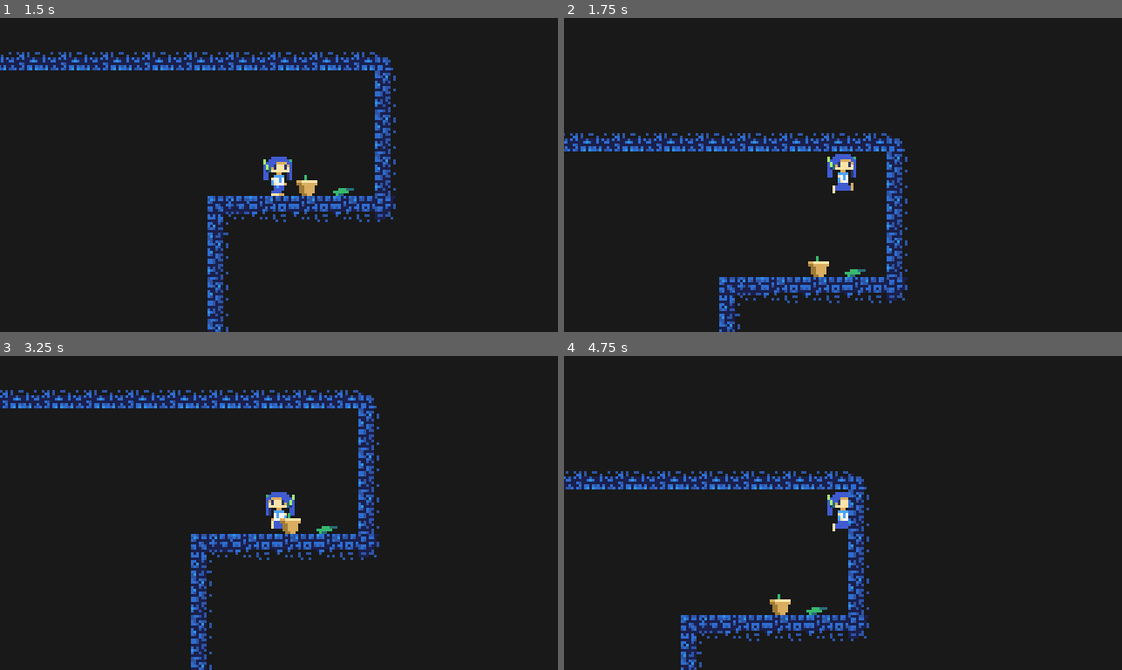
Above: before the commit, frames 1-4 (two rows, left to right).
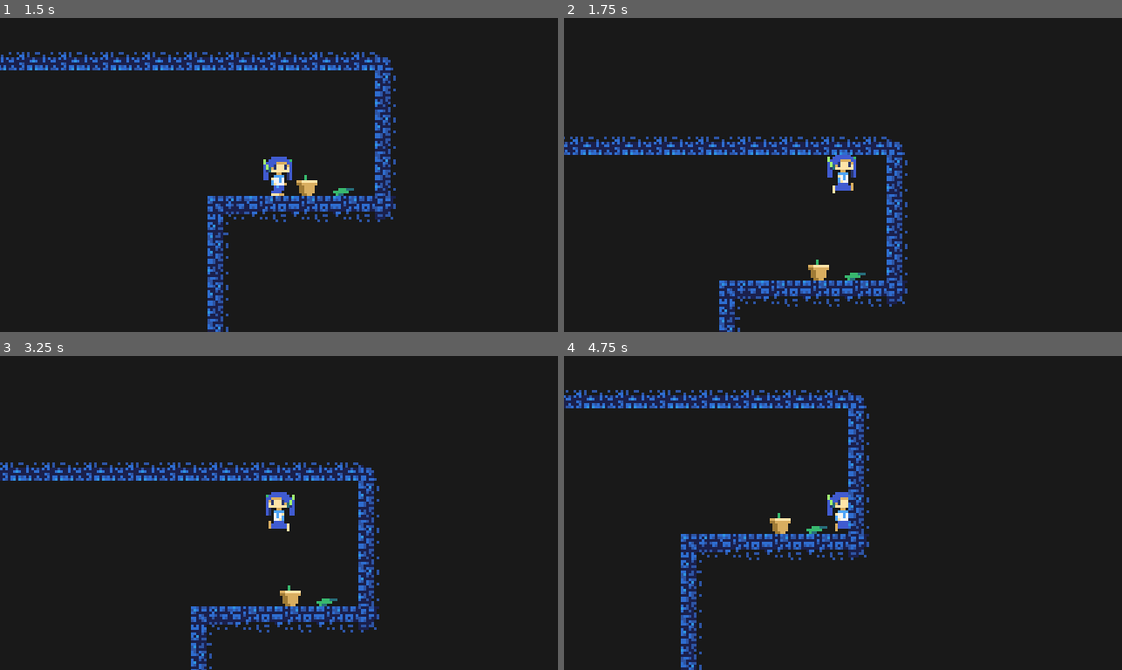
Above: after the commit, the same moments.

Repository: GedeYudaAditya/the-remenent
Game: Godot game, scene res://scenes/main.tscn
Two runs of this game, one before a commit and one after it. Both use one fixed random seed, a clock stepped at 60 frames per second and the inputs below.
Inputs:
- Up to frame 1 (1.5 s): click "Start" at 0.5 s; tap Enter at 1.25 s; hold D (right) from 1.28 s (still down); hold C (attack, bound only after the commit) from 1.28 s (still down)
- Up to frame 2 (1.75 s): keep holding D (right); keep holding C (attack, bound only after the commit); tap Space (jump) at 1.52 s; tap X (attack, bound only before the commit) at 1.55 s
- Up to frame 3 (3.25 s): release C (attack, bound only after the commit) at 2.03 s; tap X (attack, bound only before the commit) at 2.1, 3.05 s; tap Space (jump) at 2.27 s; tap C (attack, bound only after the commit) at 2.3 s; release D (right) at 2.78 s; hold A (left) from 2.78 s (still down); hold C (attack, bound only after the commit) from 2.78 s (still down)
- Up to frame 4 (4.75 s): release A (left) at 3.53 s; release C (attack, bound only after the commit) at 3.53 s; hold D (right) from 3.53 s (still down); tap X (attack, bound only before the commit) at 3.6 s; tap Space (jump) at 3.77, 4.52 s; tap C (attack, bound only after the commit) at 3.8 s; hold X (attack, bound only before the commit) from 4.28 s (still down); tap E (pick) at 4.35 s

Frame 1 is identical in both runs. In frame 2, 5.7% of the frame differs, in the area x 0-62%, y 36-100%; in frame 3, 13%, in the area x 0-68%, y 10-100%; in frame 4, 12%.

Commit message:
perbaikan cara tembak

Diff:
--- a/project.godot
+++ b/project.godot
@@ -54,21 +54,25 @@
 throw={
 "deadzone": 0.2,
 "events": [Object(InputEventKey,"resource_local_to_scene":false,"resource_name":"","device":-1,"window_id":0,"alt_press …(192 unchanged characters)…
+, Object(InputEventKey,"resource_local_to_scene":false,"resource_name":"","device":-1,"window_id":0,"alt_pressed":false,"shift_pressed":false,"ctrl_pressed":false,"meta_pressed":false,"pressed":false,"keycode":0,"physical_keycode":86,"key_label":0,"unicode":118,"location":0,"echo":false,"script":null)
 ]
 }
 left={
 "deadzone": 0.2,
 "events": [Object(InputEventKey,"resource_local_to_scene":false,"resource_name":"","device":-1,"window_id":0,"alt_press …(191 unchanged characters)…
+, Object(InputEventKey,"resource_local_to_scene":false,"resource_name":"","device":-1,"window_id":0,"alt_pressed":false,"shift_pressed":false,"ctrl_pressed":false,"meta_pressed":false,"pressed":false,"keycode":0,"physical_keycode":4194319,"key_label":0,"unicode":0,"location":0,"echo":false,"script":null)
 ]
 }
 right={
 "deadzone": 0.2,
 "events": [Object(InputEventKey,"resource_local_to_scene":false,"resource_name":"","device":-1,"window_id":0,"alt_press …(192 unchanged characters)…
+, Object(InputEventKey,"resource_local_to_scene":false,"resource_name":"","device":-1,"window_id":0,"alt_pressed":false,"shift_pressed":false,"ctrl_pressed":false,"meta_pressed":false,"pressed":false,"keycode":0,"physical_keycode":4194321,"key_label":0,"unicode":0,"location":0,"echo":false,"script":null)
 ]
 }
 jump={
 "deadzone": 0.2,
 "events": [Object(InputEventKey,"resource_local_to_scene":false,"resource_name":"","device":-1,"window_id":0,"alt_press …(191 unchanged characters)…
+, Object(InputEventKey,"resource_local_to_scene":false,"resource_name":"","device":-1,"window_id":0,"alt_pressed":false,"shift_pressed":false,"ctrl_pressed":false,"meta_pressed":false,"pressed":false,"keycode":0,"physical_keycode":88,"key_label":0,"unicode":120,"location":0,"echo":false,"script":null)
 ]
 }
 select={
@@ -79,22 +83,24 @@
 pick={
 "deadzone": 0.2,
 "events": [Object(InputEventKey,"resource_local_to_scene":false,"resource_name":"","device":-1,"window_id":0,"alt_press …(192 unchanged characters)…
-, Object(InputEventKey,"resource_local_to_scene":false,"reso …(131 unchanged characters)… d":false,"keycode":0,"physical_keycode":67,"key_label":0,"unicode":99,"location":0,"echo":false,"script":null)
+, Object(InputEventKey,"resource_local_to_scene":false,"reso …(131 unchanged characters)… d":false,"keycode":0,"physical_keycode":90,"key_label":0,"unicode":122,"location":0,"echo":false,"script":null)
 ]
 }
 up={
 "deadzone": 0.2,
 "events": [Object(InputEventKey,"resource_local_to_scene":false,"resource_name":"","device":-1,"window_id":0,"alt_press …(192 unchanged characters)…
+, Object(InputEventKey,"resource_local_to_scene":false,"resource_name":"","device":-1,"window_id":0,"alt_pressed":false,"shift_pressed":false,"ctrl_pressed":false,"meta_pressed":false,"pressed":false,"keycode":0,"physical_keycode":4194320,"key_label":0,"unicode":0,"location":0,"echo":false,"script":null)
 ]
 }
 attack={
 "deadzone": 0.2,
-"events": [Object(InputEventKey,"resource_local_to_scene":fa …(140 unchanged characters)… d":false,"keycode":0,"physical_keycode":88,"key_label":0,"unicode":120,"location":0,"echo":false,"script":null)
+"events": [Object(InputEventKey,"resource_local_to_scene":fa …(140 unchanged characters)… d":false,"keycode":0,"physical_keycode":67,"key_label":0,"unicode":99,"location":0,"echo":false,"script":null)
 ]
 }
 down={
 "deadzone": 0.2,
 "events": [Object(InputEventKey,"resource_local_to_scene":false,"resource_name":"","device":-1,"window_id":0,"alt_press …(192 unchanged characters)…
+, Object(InputEventKey,"resource_local_to_scene":false,"resource_name":"","device":-1,"window_id":0,"alt_pressed":false,"shift_pressed":false,"ctrl_pressed":false,"meta_pressed":false,"pressed":false,"keycode":0,"physical_keycode":4194322,"key_label":0,"unicode":0,"location":0,"echo":false,"script":null)
 ]
 }
 
--- a/scenes/items/pistol_weapon.tscn
+++ b/scenes/items/pistol_weapon.tscn
@@ -16,6 +16,7 @@
 script = ExtResource("1_nfltj")
 bullet_scene = ExtResource("2_fc4ev")
 cooldown = 0.1
+ammo = -1
 hold_offset = Vector2(3, 3)
 
 [node name="Sprite2D" type="Sprite2D" parent="."]
--- a/scripts/items/weapon.gd
+++ b/scripts/items/weapon.gd
@@ -2,36 +2,95 @@
 class_name WeaponBase
 
 @export var damage: int = 10
-@export var cooldown: float = 0.3
-@export var ammo: int = -1  # -1 = unlimited
-@export var automatic: bool = false  # true = bisa tahan tombol
+@export var cooldown: float = 0.3                 # waktu antar tembakan
+@export var cooldown_weapon: float = 0.5          # waktu untuk isi 1 peluru
+@export var ammo: int = 5                         # jumlah peluru saat ini (-1 = unlimited)
+@export var automatic: bool = false               # true = bisa tahan tombol
+@export var auto_reload_on_idle: bool = true      # reload otomatis saat berhenti menembak
+@export var reload_idle_delay := 0.8              # waktu tunggu sebelum reload otomatis
 
+# === INTERNAL STATE ===
 var _can_attack := true
 var _cooldown_timer := 0.0
 
+var _is_reloading := false
+var _reload_timer := 0.0
+var _max_ammo := 0
+
+var _is_using := false
+var _reload_delay_timer := 0.0
+
+func _ready():
+	_max_ammo = ammo
+
 func _process(delta):
-	# Handle cooldown
+	# === COOLDOWN ATTACK (tiap tembakan) ===
 	if not _can_attack:
 		_cooldown_timer -= delta
 		if _cooldown_timer <= 0.0:
 			_can_attack = true
 
+	# === RELOAD PER PELURU ===
+	if _is_reloading:
+		_reload_timer -= delta
+		if _reload_timer <= 0.0:
+			reload_one_bullet()
+
+	# === AUTO RELOAD SAAT IDLE ===
+	if auto_reload_on_idle and not _is_using and not _is_reloading and ammo < _max_ammo:
+		_reload_delay_timer -= delta
+		if _reload_delay_timer <= 0.0:
+			start_reload()
+
 func use():
-	# dipanggil saat player menekan tombol attack
-	if not _can_attack:
+	if not _can_attack or _is_reloading:
 		return
 	if ammo == 0:
-		return # tidak ada peluru
+		start_reload()
+		return
+
+	_is_using = true
+	_reload_delay_timer = reload_idle_delay  # reset delay reload otomatis
 
 	attack()
 
 	if ammo > 0:
 		ammo -= 1
+		print("%s menyerang dengan damage %d (ammo tersisa: %d)" % [item_name, damage, ammo])
 
-	# mulai cooldown
+		if ammo == 0:
+			start_reload()
+
+	# cooldown antar tembakan
 	_can_attack = false
 	_cooldown_timer = cooldown
 
+func stop_use():
+	# dipanggil saat tombol attack dilepas
+	_is_using = false
+	_reload_delay_timer = reload_idle_delay
+
 func attack():
-	# ini fungsi virtual — override di turunan seperti GunWeapon atau SwordWeapon
+	# fungsi virtual — override oleh senjata turunan
 	print("%s menyerang dengan damage %d" % [item_name, damage])
+
+# === SISTEM RELOAD PER PELURU ===
+func start_reload():
+	if _is_reloading or ammo >= _max_ammo or _max_ammo <= 0:
+		return
+	_is_reloading = true
+	_reload_timer = cooldown_weapon
+	print("%s mulai reload (%.1f detik per peluru)..." % [item_name, cooldown_weapon])
+
+func reload_one_bullet():
+	if ammo < _max_ammo:
+		ammo += 1
+		print("%s menambahkan 1 peluru. Sekarang: %d/%d" % [item_name, ammo, _max_ammo])
+		_reload_timer = cooldown_weapon  # reset timer untuk peluru berikutnya
+	else:
+		stop_reload()
+
+func stop_reload():
+	if _is_reloading:
+		_is_reloading = false
+		print("%s selesai reload (%d/%d peluru)." % [item_name, ammo, _max_ammo])
--- a/scripts/player/player.gd
+++ b/scripts/player/player.gd
@@ -25,6 +25,8 @@
 var look_back_timer := 0.0
 var aim_direction := Vector2.RIGHT  # default arah tembak
 
+func _process(delta):
+	handle_attack_input()
 
 func _physics_process(delta):
 	var direction := Input.get_axis("left", "right")
@@ -126,15 +128,18 @@
 	else:
 		aim_direction = Vector2.RIGHT
 
-	# === WEAPON USAGE ===
-	if held_item and held_item is WeaponBase:
-		var weapon = held_item as WeaponBase
-		if weapon.automatic:
-			if Input.is_action_pressed("attack"):
-				weapon.use()
-		else:
-			if Input.is_action_just_pressed("attack"):
-				weapon.use()
+	## === WEAPON USAGE ===
+	#if held_item and held_item is WeaponBase:
+		#var weapon = held_item as WeaponBase
+		#if weapon.automatic:
+			#if Input.is_action_pressed("attack"):
+				#print("Press Attack Auto")
+				#weapon.use()
+		#else:
+			#print("Can Attack")
+			#if Input.is_action_just_pressed("attack"):
+				#print("Press Attack")
+				#weapon.use()
 
 
 
@@ -194,3 +199,21 @@
 		# Reset
 		held_item = null
 		hold_time = 0.0
+
+func handle_attack_input():
+	var attack_auto := Input.is_action_pressed("attack")
+	var attack := Input.is_action_just_pressed("attack")
+	if held_item and held_item is WeaponBase:
+		var weapon = held_item as WeaponBase
+		if weapon.automatic:
+			if attack_auto:
+				weapon.use()
+
+		else:
+			if attack:
+				weapon.use()
+
+		# Di saat tombol dilepas
+		if Input.is_action_just_released("attack"):
+			if weapon:
+				weapon.stop_use()
